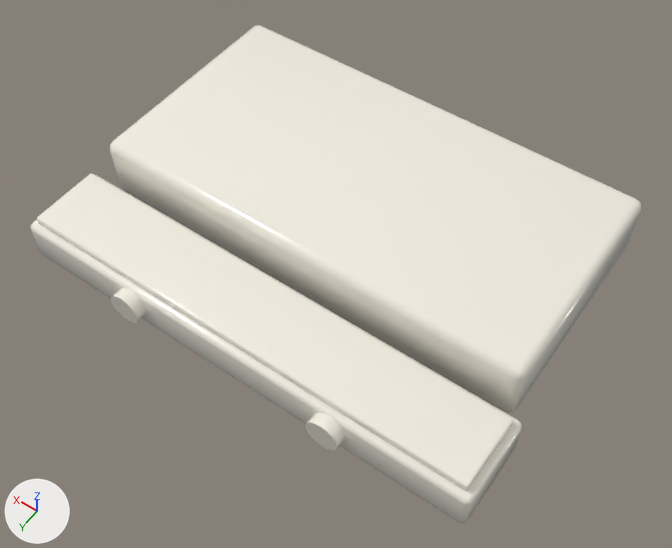
The Blender file tools/video/marble_music/assets/instruments/piano/model_white.blend, before and after one commit.
Camera for both pictures: a camera (50 mm lens) standing at (-0.453, 0.706, 0.901) and looking at (-0.025, 0.106, -0.041). Arrows for +X, +Y and +Z are at lower left; the lights stay in place. The picture after the commit comes second.

The first picture shows 'piano_white'.
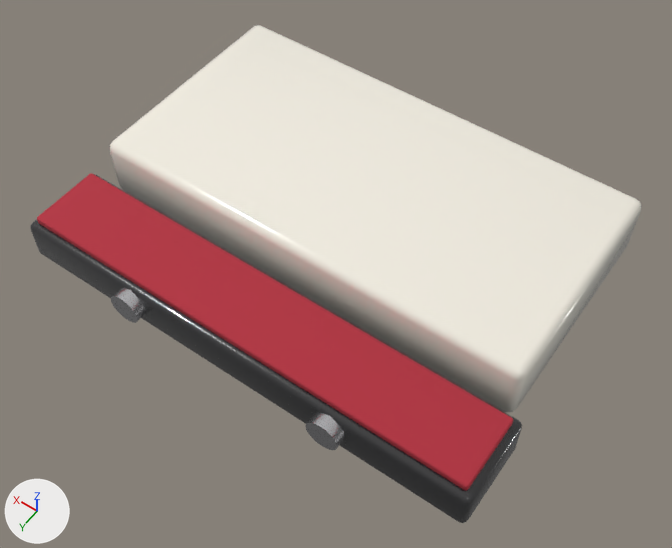
What differs and where, as boxes (x1, y1, x2, y2) in the pictures (672 x 548 px):
part 1 of me_piano_white, recoloured (darker)
    both: (458, 420, 522, 523)
part 2 of me_piano_white, recoloured
    both: (30, 174, 95, 252)
part 3 of me_piano_white, recoloured
    both: (32, 175, 518, 521)
part 4 of me_piano_white, recoloured (white to red)
    both: (37, 173, 513, 491)
part 5 of me_piano_white, recoloured (white to light grey)
    both: (305, 413, 345, 450)
part 6 of me_piano_white, recoloured (white to light grey)
    both: (111, 288, 146, 323)

The change in detail:
Material 'pin' (mat_pin) is new.
Its base color is (0.7, 0.7, 0.72) (light grey #dadadd).
Its metallic is 1.0.
Its roughness is 0.25.
Material 'pno_felt' (mat_pno_felt) is new.
Its base color is (0.45, 0.03, 0.05) (red #b3303f).
Its roughness is 0.95.
Material 'pno_rail' (mat_pno_rail) is new.
Its base color is (0.02, 0.02, 0.022) (black #272729).
Its roughness is 0.25.
Its coat weight is 0.8.
me_piano_white has 352 vertices, 330 faces and spans x -0.33..0.33, y -0.16..0.31, z -0.065..0.045.
me_piano_white is used by ob_piano_white; location (0.0, 0.0, 0.0).
me_piano_white part 1: 41 of the faces centred in x -0.33..-0.324, y 0.176..0.294, z -0.064..-0.006 switch from mat_piano_body_white (white #f6f1e5) to mat_pno_rail (black #272729).
me_piano_white part 2: 41 of the faces centred in x 0.324..0.33, y 0.176..0.294, z -0.064..-0.006 switch from mat_piano_body_white (white #f6f1e5) to mat_pno_rail (black #272729).
me_piano_white part 3: 16 of the faces centred in x 0.0, y 0.175..0.295, z -0.065..-0.005 switch from mat_piano_body_white (white #f6f1e5) to mat_pno_rail (black #272729).
me_piano_white part 4: 98 of the faces centred in x -0.32..0.32, y 0.185..0.285, z -0.006..0.006 switch from mat_piano_body_white (white #f6f1e5) to mat_pno_felt (red #b3303f).
me_piano_white part 5: all 18 faces centred in x -0.171..-0.129, y 0.2..0.31, z -0.051..-0.009 switch from mat_piano_body_white (white #f6f1e5) to mat_pin (light grey #dadadd).
me_piano_white part 6: all 18 faces centred in x 0.129..0.171, y 0.2..0.31, z -0.051..-0.009 switch from mat_piano_body_white (white #f6f1e5) to mat_pin (light grey #dadadd).
